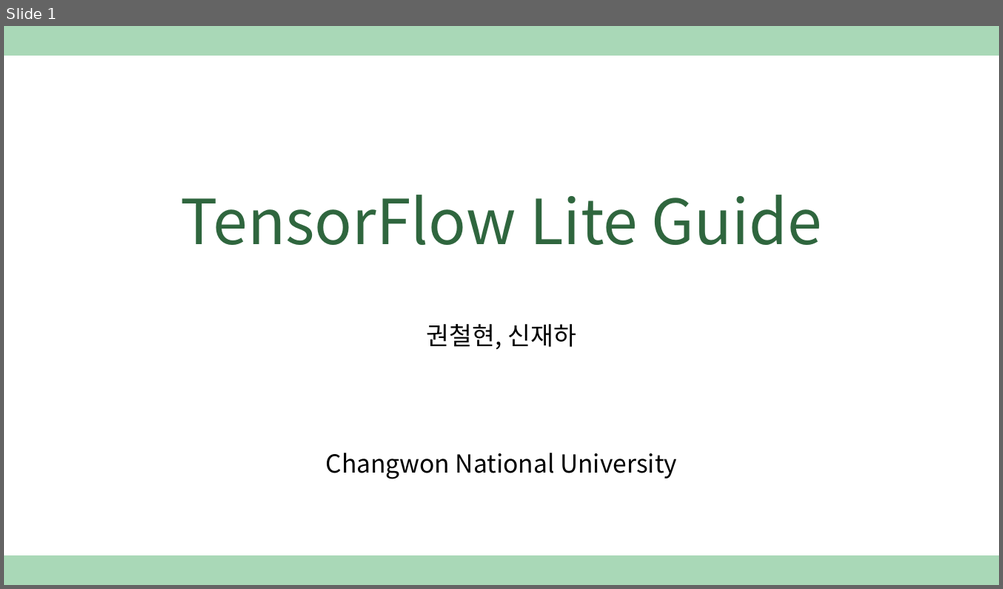
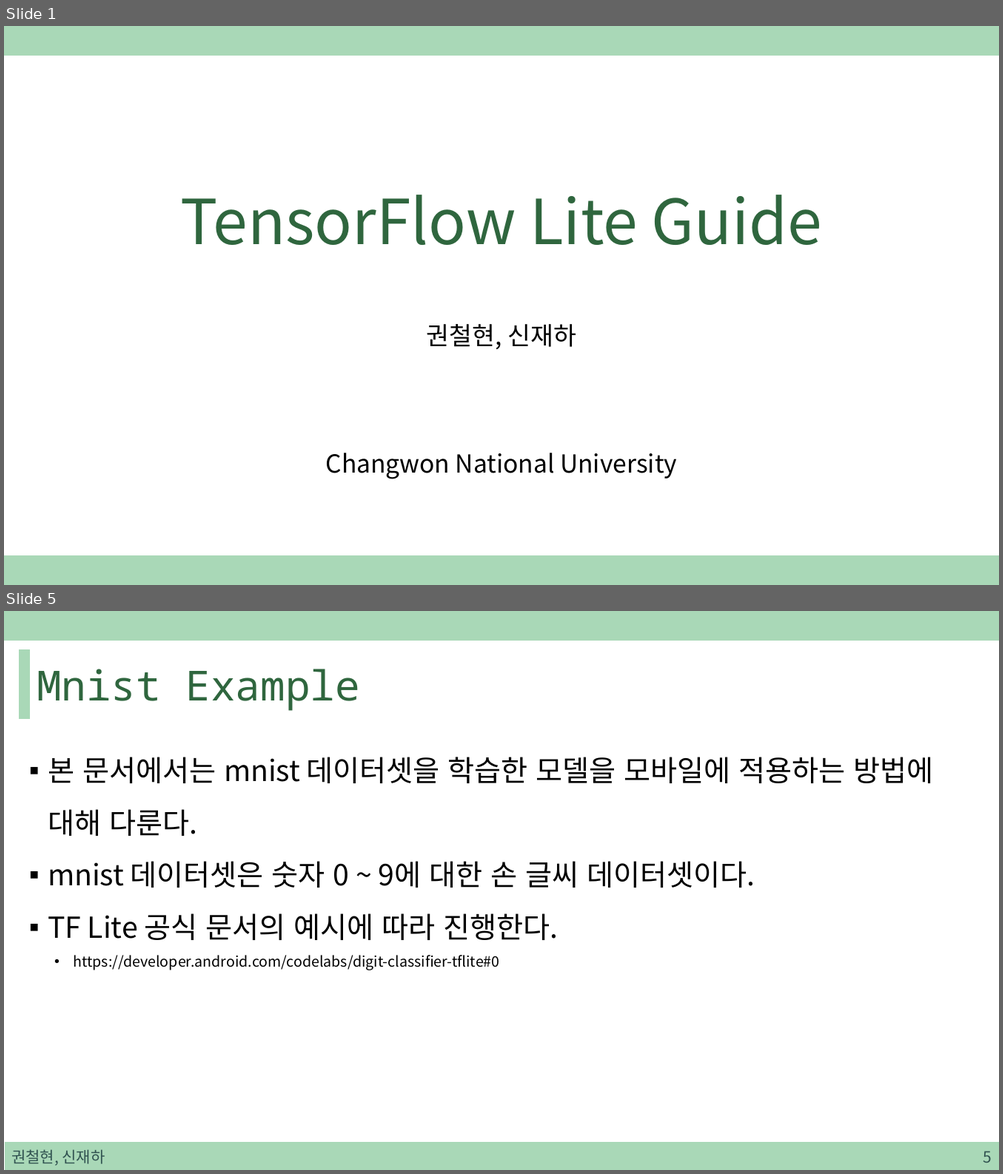
Before and after one commit to sjh4287/capston, a slide deck: 2022.01.07/TensorFlow Lite Guide.pptx. Shown one above the other, each under a label of ours: slide 1 before the commit, slides 1 and 5 after it; the slides between them are not shown. The pictures are 1003x589 and 1003x1174 pixels, drawn with LibreOffice and Linux fonts; fonts in the diff are those of the drawing. Boxes give left, top, right and bottom in pixels: in the first picture for what was removed or moved away, otherwise in the second. Text is boxed around its words. In the diff, an @@ line names an element or a change of style, - is before the commit and + after.

```diff
--- a/2022.01.07/TensorFlow Lite Guide.pptx
+++ b/2022.01.07/TensorFlow Lite Guide.pptx
@@ slide 5 added at (4, 611, 999, 1170), background #FFFFFF; not listed: 1 template element that a slide beside it also shows @@
@@ rectangle added at (20, 649, 29, 718), fill #A9D8B7, outline #A9D8B7 1 pt @@
@@ title added at (37, 669, 360, 711), 40 pt, text #2F663E @@
+Mnist Example
@@ text added at (48, 757, 933, 971), 28 pt, text #000000 @@
+▪ 본 문서에서는 mnist 데이터셋을 학습한 모델을 모바일에 적용하는 방법에 대해 다룬다.
+▪ mnist 데이터셋은 숫자 0 ~ 9에 대한 손 글씨 데이터셋이다.
+▪ TF Lite 공식 문서의 예시에 따라 진행한다.
+  • https://developer.android.com/codelabs/digit-classifier-tflite#0
@@ rectangle added at (5, 1143, 999, 1170), fill #A9D8B7, outline #A9D8B7 1 pt @@
@@ text added at (11, 1150, 105, 1166), 15 pt, text #305250 @@
+권철현, 신재하
@@ page number added at (982, 1151, 991, 1163), 15 pt, text #305250 @@
+5
```
Also in this commit, not shown: 21 other slides added.
